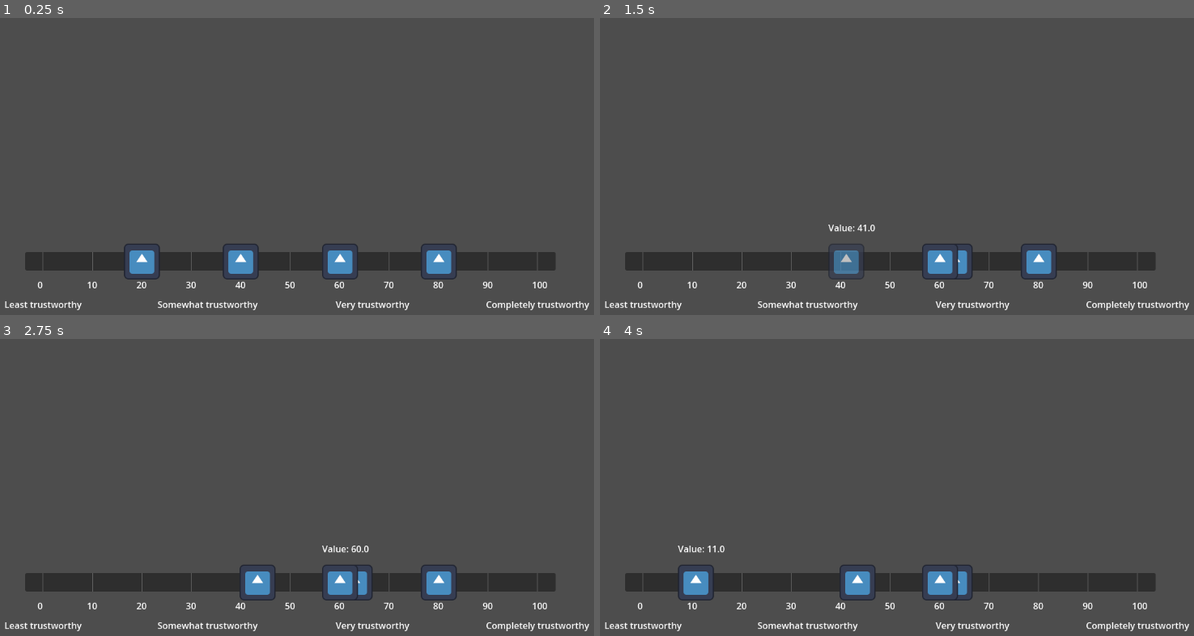
Above: before the commit, frames 1-4 (two rows, left to right).
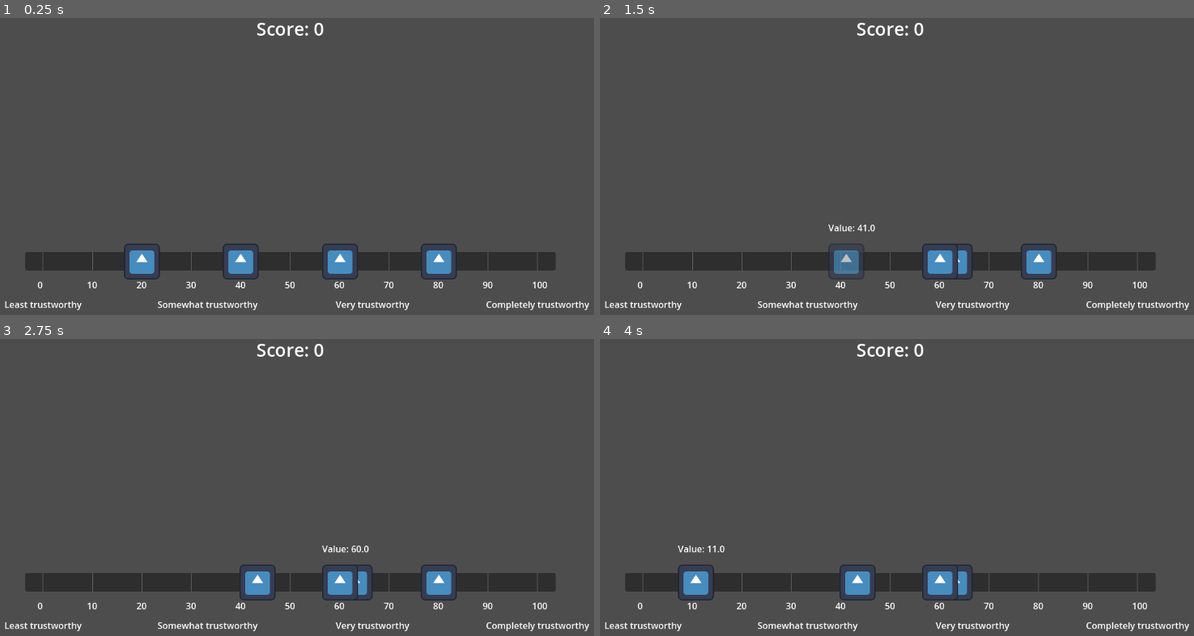
Above: after the commit, the same moments.

Repository: Jashani/decision-game
Game: Godot game, scene res://main.tscn
The game is run twice, just before and just after one commit, with the same random seed, the same clock (stepped at 60 frames per second) and the same inputs. The engine's default icon, where the game draws it, is replaced by a stand-in: a white triangle on a blue panel in a dark square.
Inputs (mouse positions are in pixels of both pictures, inside the frame that each line leads up to):
- Up to frame 1 (0.25 s): no input
- Up to frame 2 (1.5 s): tap Enter at 0.5 s; drag from (742, 261) to (956, 77) at 0.52 s; drag from (843, 261) to (855, 228) at 1.27 s
- Up to frame 3 (2.75 s): move the mouse to (338, 582) at 2.02 s; click (338, 582) at 2.17 s
- Up to frame 4 (4 s): tap Space at 2.75 s; drag from (1039, 582) to (695, 422) at 2.77 s; move the mouse to (1081, 532) at 3.52 s; click (1081, 532) at 3.67 s

The runs differ from the first frame. In frame 1, 0.2% of the frame differs, in the area x 43-55%, y 1-6%; in frame 2, 0.2%; in frame 3, 0.2%; in frame 4, 0.2%.

Commit message:
Add point system

Diff:
--- /dev/null
+++ b/global.gd
@@ -0,0 +1,3 @@
+extends Node
+
+var score = 0
--- a/main.tscn
+++ b/main.tscn
@@ -1,8 +1,22 @@
-[gd_scene load_steps=2 format=3 uid="uid://psll037audmp"]
+[gd_scene load_steps=4 format=3 uid="uid://psll037audmp"]
 
 [ext_resource type="PackedScene" uid="uid://cfjhdvvpxo56a" path="res://draggable_icons_bar.tscn" id="1_ig7tw"]
+[ext_resource type="PackedScene" uid="uid://bjudi6vvsbx37" path="res://score_label.tscn" id="2_0xm2m"]
+
+[sub_resource type="LabelSettings" id="LabelSettings_h2yge"]
+font_size = 32
 
 [node name="Main" type="Node2D"]
 
 [node name="DraggableIconsBar" parent="." instance=ExtResource("1_ig7tw")]
 position = Vector2(576, 511)
+
+[node name="ScoreLabel" parent="." instance=ExtResource("2_0xm2m")]
+offset_left = 464.0
+offset_top = 41.0
+offset_right = 690.0
+offset_bottom = 150.0
+text = "Score: 0"
+label_settings = SubResource("LabelSettings_h2yge")
+horizontal_alignment = 1
+vertical_alignment = 1
--- a/project.godot
+++ b/project.godot
@@ -15,6 +15,10 @@
 config/features=PackedStringArray("4.4", "GL Compatibility")
 config/icon="res://icon.svg"
 
+[autoload]
+
+Global="*res://global.gd"
+
 [rendering]
 
 renderer/rendering_method="gl_compatibility"
--- /dev/null
+++ b/score_label.gd
@@ -0,0 +1,4 @@
+extends Label
+
+func _process(_delta):
+	self.text = "Score: " + str(Global.score)
--- /dev/null
+++ b/score_label.tscn
@@ -0,0 +1,12 @@
+[gd_scene load_steps=3 format=3 uid="uid://bjudi6vvsbx37"]
+
+[ext_resource type="Script" uid="uid://bggeyt2tuhh38" path="res://score_label.gd" id="1_uhy7g"]
+
+[sub_resource type="LabelSettings" id="LabelSettings_uhy7g"]
+font_size = 32
+
+[node name="ScoreLabel" type="Label"]
+offset_right = 40.0
+offset_bottom = 23.0
+label_settings = SubResource("LabelSettings_uhy7g")
+script = ExtResource("1_uhy7g")
Not shown, added: global.gd.uid
Not shown, added: score_label.gd.uid
